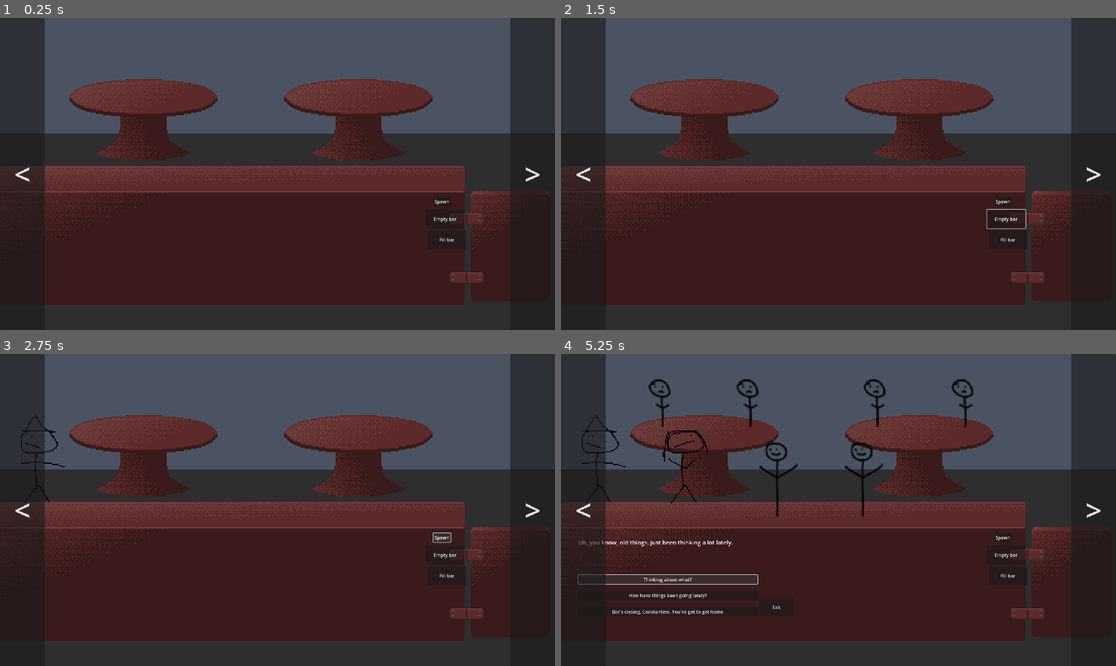
Above: before the commit, frames 1-4 (two rows, left to right).
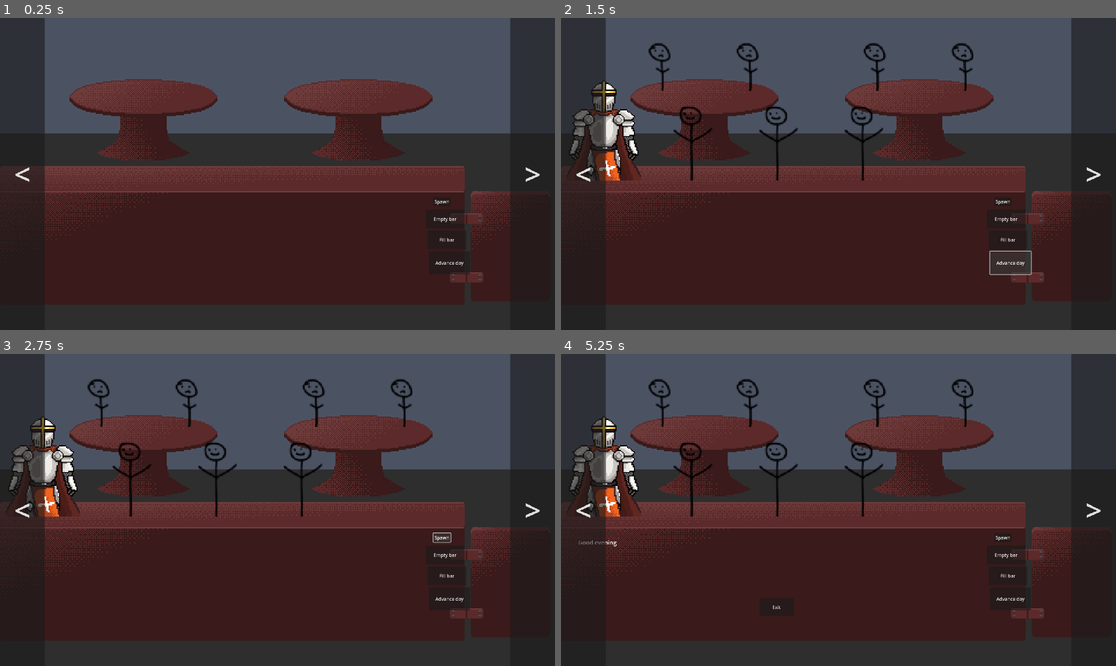
Above: after the commit, the same moments.

Repository: AmbienceGames/SpiritsAndSecrets
Game: Godot game, scene res://Scenes/tavern.tscn
Two runs of this game, one before a commit and one after it. Both use one fixed random seed, a clock stepped at 60 frames per second and the inputs below.
Inputs (mouse positions are in pixels of both pictures, inside the frame that each line leads up to):
- Up to frame 1 (0.25 s): no input
- Up to frame 2 (1.5 s): click "Empty bar" at 0.5 s; click (1010, 261) at 1.25 s, where only the run after the commit has a clickable "Advance day"
- Up to frame 3 (2.75 s): click "Spawn" at 2 s
- Up to frame 4 (5.25 s): click "Fill bar" at 2.75 s; click ">" at 3.5 s; click "<" at 4.25 s; click "You seem nervous, what's both…" (after the commit: "Good evening") at 5 s

The runs differ from the first frame. In frame 1, less than 0.1% of the frame differs, in the area x 78-85%, y 77-83%; in frame 2, 3.6%, in the area x 1-85%, y 8-83%; in frame 3, 3.5%; in frame 4, 3.3%.
Error before the commit: Invalid call. Nonexistent function 'queue_free' in base 'Nil'. (res://Scripts/bar_manager.gd:67)

Commit message:
added day system, different cast per day

Diff:
--- a/Scenes/tavern.tscn
+++ b/Scenes/tavern.tscn
@@ -29,6 +29,13 @@
 offset_bottom = 728.0
 text = "Empty bar"
 
+[node name="NextDay" type="Button" parent="Screens/BarScreen/HUD" index="8"]
+offset_left = 1484.0
+offset_top = 808.0
+offset_right = 1626.0
+offset_bottom = 887.0
+text = "Advance day"
+
 [node name="MysteryScreen" parent="Screens" instance=ExtResource("5_crxro")]
 visible = false
 
@@ -55,6 +62,7 @@
 
 [connection signal="pressed" from="Screens/BarScreen/HUD/FillBar" to="Screens/BarScreen" method="_fill_bar"]
 [connection signal="pressed" from="Screens/BarScreen/HUD/EmptyBar" to="Screens/BarScreen" method="_empty_bar"]
+[connection signal="pressed" from="Screens/BarScreen/HUD/NextDay" to="Screens/BarScreen" method="advance_day"]
 [connection signal="pressed" from="HUD/RightArrow" to="." method="_cycle_right"]
 [connection signal="pressed" from="HUD/LeftArrow" to="." method="_cycle_left"]
 
--- a/Scripts/bar_manager.gd
+++ b/Scripts/bar_manager.gd
@@ -40,6 +40,12 @@
 func _process(delta: float) -> void:
 	pass
 
+func advance_day() -> void:
+	_empty_bar()
+	Globals.day += 1
+	patron_factory.bar_patrons = Globals.get_cast_for_day()
+	_fill_bar()
+
 func _fill_bar() -> void:
 	for i in range(len(available_table_seats)):
 		var tpat = patron_factory.get_table_patron()
@@ -64,12 +70,20 @@
 func _empty_bar() -> void:
 	for index in range(len(table_seats)):
 		var tpat = table_seats[index]
+
+		if tpat == null:
+			continue
+
 		tpat.queue_free()
 		table_seats[index] = null
 		available_table_seats.append(index)
 
 	for index in range(len(bar_seats)):
 		var bpat = bar_seats[index]
+
+		if bpat == null:
+			continue
+
 		bpat.sprite_clicked.disconnect(_start_dialogue)
 		patron_factory.add_patron(bpat)
 		bpat.queue_free()
--- a/Scripts/globals.gd
+++ b/Scripts/globals.gd
@@ -3,10 +3,29 @@
 
 var day: int = 1
 
+var cast: Array = [
+	["trent","glanthor","constantine", "klaus","theo","lucius","lilianne","ethred"],
+	["glanthor", "klaus","theo","lucius","lilianne","ethred"],
+	["trent","glanthor","klaus","theo","lucius","lilianne","ethred","traveler"],
+	["trent","glanthor","klaus","theo","lucius","ethred","traveler"],
+	["trent","glanthor","klaus","theo","lucius","ethred","traveler"],
+	["trent","glanthor","klaus","theo","lucius","ethred","traveler"],
+	["trent","glanthor","klaus","theo","lucius","ethred","traveler"],
+]
+
+func get_cast_for_day() -> Array[PackedScene]:
+	var names = cast[day-1]
+	var path = "res://Scenes/Characters"
+	var dir = DirAccess.open(path)
+	var res: Array[PackedScene] = []
+	for name in names:
+		res.append(load(path + "/" + name + ".tscn"))
+	return res
+
 # Called when the node enters the scene tree for the first time.
 func _ready():
+
 	pass # Replace with function body.
-
 
 # Called every frame. 'delta' is the elapsed time since the previous frame.
 func _process(delta):
--- a/Scripts/patron_factory.gd
+++ b/Scripts/patron_factory.gd
@@ -8,11 +8,11 @@
 
 # Called when the node enters the scene tree for the first time.
 func _ready() -> void:
-	print(bar_patrons)
-	pass
+	bar_patrons = Globals.get_cast_for_day()
 # Called every frame. 'delta' is the elapsed time since the previous frame.
 func _process(delta: float) -> void:
 	pass
+
 
 func get_table_patron() -> Patron:
 	return get_instance(table_patron)
